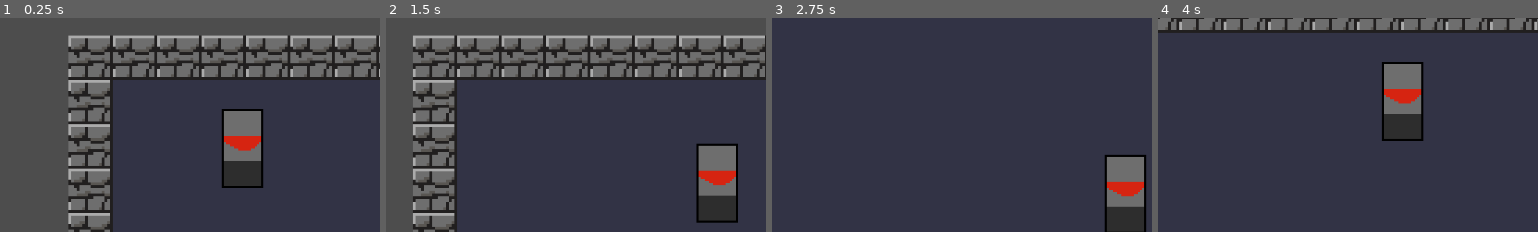
Above: before the commit, frames 1-4 (left to right).
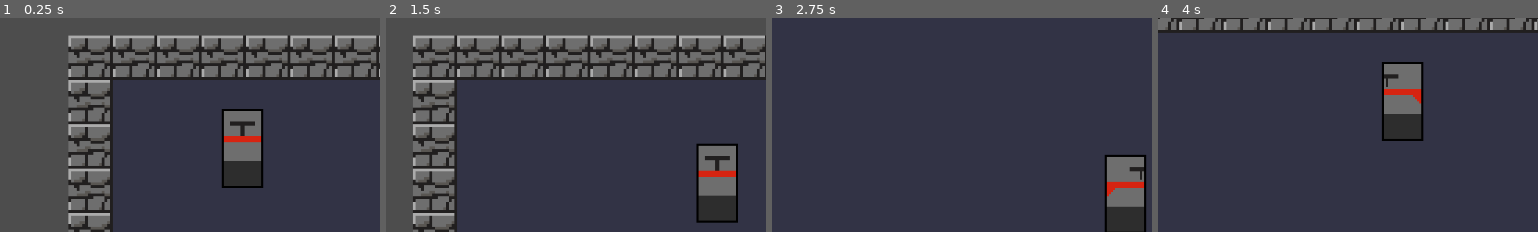
Above: after the commit, the same moments.

Repository: AStellarScene/Liberandum-Game-Refresh
Game: Godot game, scene res://scenes/Level.tscn
The game is run twice, just before and just after one commit, with the same random seed, the same clock (stepped at 60 frames per second) and the same inputs.
Inputs:
- Up to frame 1 (0.25 s): no input
- Up to frame 2 (1.5 s): tap Enter at 0.5 s; hold Right (ui_right) 0.53-1.28 s; hold Down (ui_down) from 1.28 s (still down)
- Up to frame 3 (2.75 s): release Down (ui_down) at 2.03 s; hold Right (ui_right) from 2.03 s (still down)
- Up to frame 4 (4 s): release Right (ui_right) at 2.78 s; hold Up (ui_up) 2.78-3.53 s; hold Left (ui_left) from 3.53 s (still down)
The pictures show only the part of the screen within x 16-66%, y 17-67%; the shares and areas given below are measured in that part.

The runs differ from the first frame. In frame 1, 0.5% of the frame differs, in the area x 59-69%, y 48-63%; in frame 2, 0.4%; in frame 3, 0.4%; in frame 4, 0.4%.

Commit message:
changed player sprite with direction

Diff:
--- a/scenes/Player.tscn
+++ b/scenes/Player.tscn
@@ -29,7 +29,7 @@
 "texture": SubResource("AtlasTexture_u84qg")
 }],
 "loop": true,
-"name": &"back",
+"name": &"face_back",
 "speed": 5.0
 }, {
 "frames": [{
@@ -67,7 +67,8 @@
 
 [node name="AnimatedSprite2D" type="AnimatedSprite2D" parent="."]
 sprite_frames = SubResource("SpriteFrames_n3knj")
-animation = &"back"
+animation = &"face_back"
+autoplay = "front"
 
 [node name="CollisionShape2D" type="CollisionShape2D" parent="."]
 shape = SubResource("CapsuleShape2D_weknw")
--- a/scripts/Player.gd
+++ b/scripts/Player.gd
@@ -3,15 +3,36 @@
 @onready var label_lives = $"Label-Lives"
 @onready var timer = $Hitbox/Timer
 @onready var label_collect = $"Label-Collect"
+@onready var animated_sprite_2d = $AnimatedSprite2D
 
 var lives = 8
 var collect = 0
 var hurt = false
 
+
+
+
+
+
+
 func _physics_process(delta):
+	var isLeft = velocity.x < 0
+	var isRight = velocity.x > 0
+	var isUp = velocity.y < 0
+	var isDown = velocity.y > 0
+
 	var direction = Input.get_vector("ui_left","ui_right","ui_up","ui_down")
 	velocity = direction * 250
 	move_and_slide()
+
+	if isLeft:
+		animated_sprite_2d.animation = "face_left"
+	if isRight:
+		animated_sprite_2d.animation = "face_right"
+	if isUp:
+		animated_sprite_2d.animation = "face_back"
+	if isDown:
+		animated_sprite_2d.animation = "front"
 
 func _on_hitbox_area_entered(area):
 	if area.is_in_group("hurt"):
